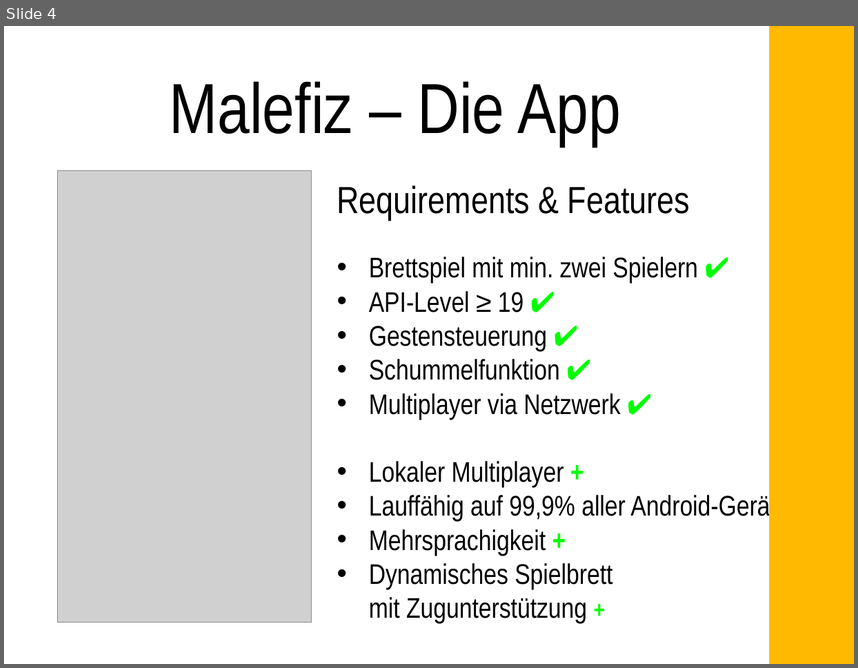
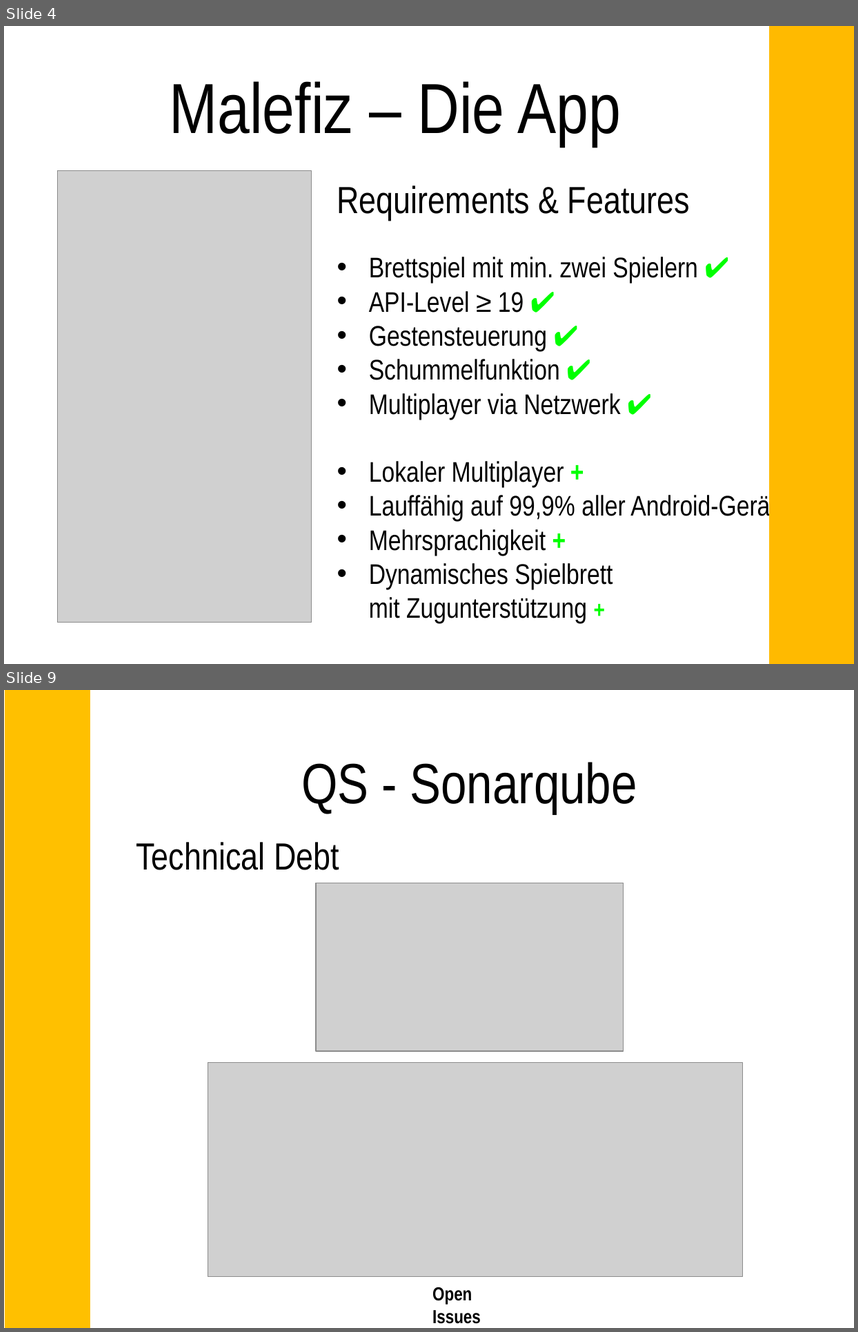
Before and after one commit to daleitner/SE2_Project, a slide deck: Endpräsentation_Leitfaden.pptx. Shown one above the other, each under a label of ours: slide 4 before the commit, slides 4 and 9 after it; the slides between them are not shown. The pictures are 858x668 and 858x1332 pixels, drawn with LibreOffice and Linux fonts; fonts in the diff are those of the drawing; grey boxes stand for pictures. Boxes give left, top, right and bottom in pixels: in the first picture for what was removed or moved away, otherwise in the second. Text is boxed around its words. In the diff, an @@ line names an element or a change of style, - is before the commit and + after.

```diff
--- a/Endpräsentation_Leitfaden.pptx
+++ b/Endpräsentation_Leitfaden.pptx
@@ slide 9 added at <box>4,690,854,1328</box>, background #FFFFFF @@
@@ rectangle added at <box>5,690,89,1328</box>, fill #FFC000, outline #FFC000 2 pt @@
@@ title added at <box>302,762,637,814</box>, 48 pt, text #000000 @@
+QS - Sonarqube
@@ text added at <box>136,842,339,870</box>, 32 pt, text #000000 @@
+Technical Debt
@@ picture added at <box>316,883,624,1052</box> @@
@@ picture added at <box>208,1063,743,1276</box> @@
@@ text added at <box>432,1287,481,1323</box>, 16 pt, text #000000, bold @@
+Open Issues
```
Also in this commit, not shown: 2 slides changed, 4 other slides added, 3 slides removed.
